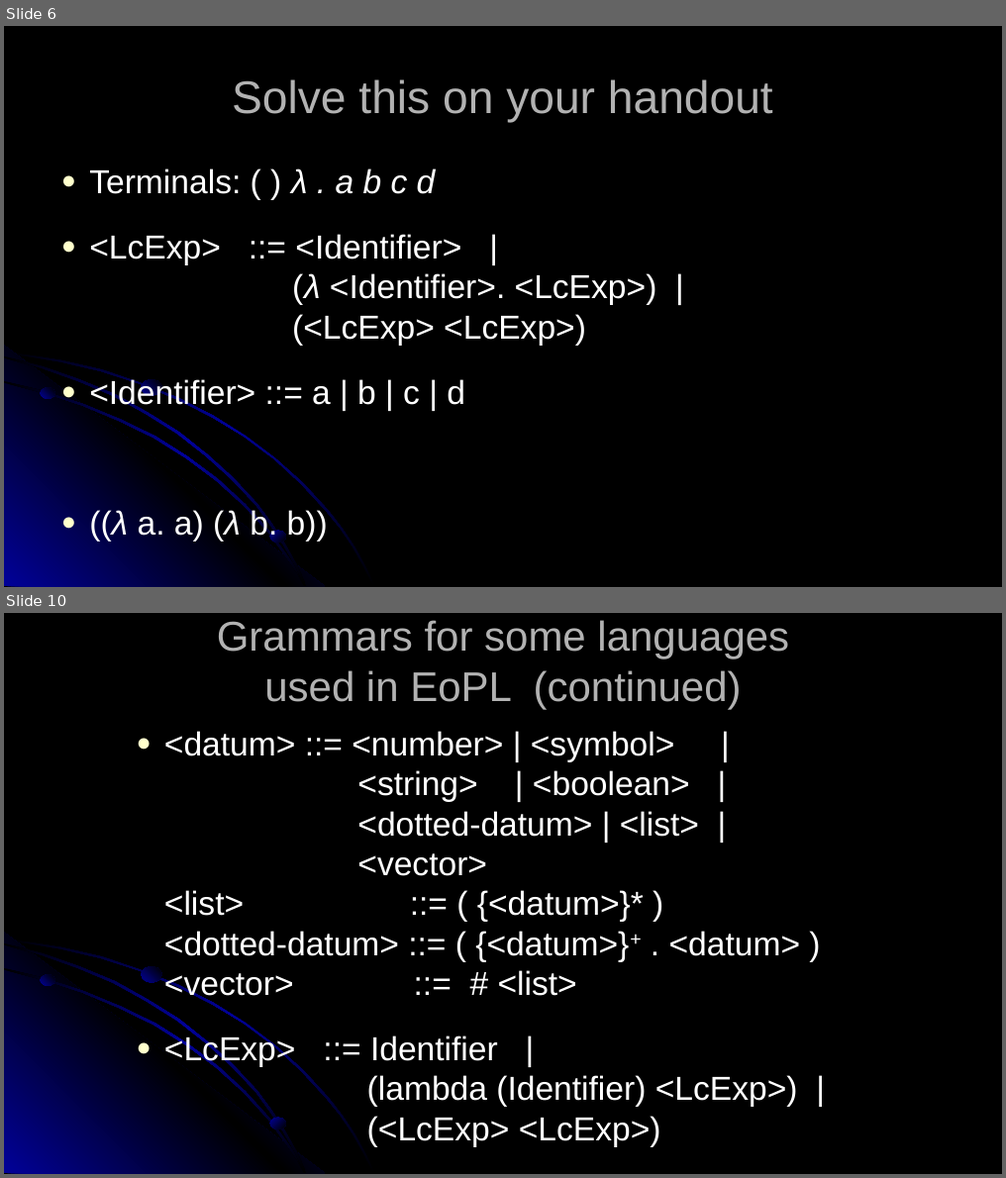
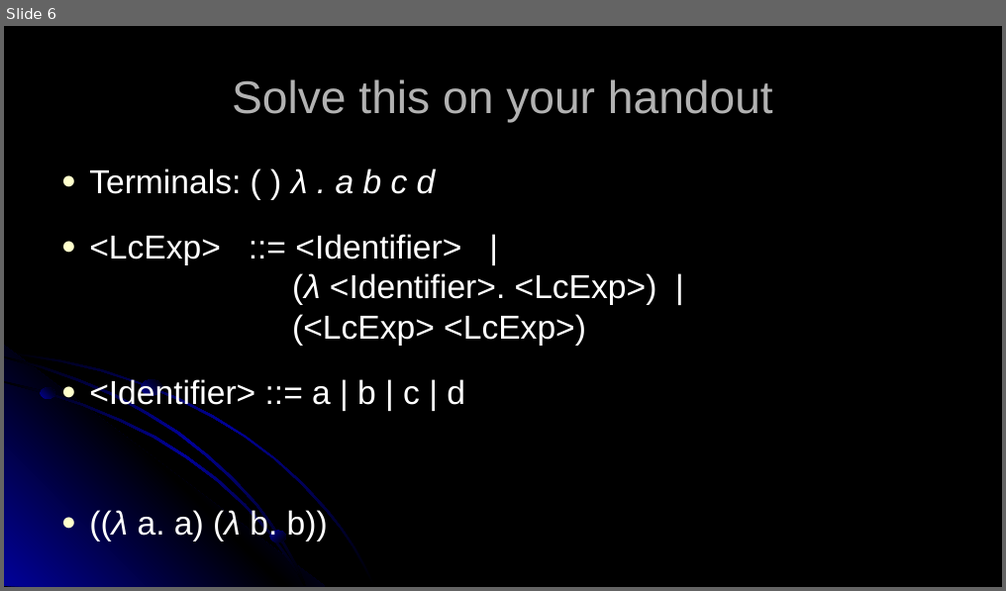
Before and after one commit to RHIT-CSSE/csse304, a slide deck: ClassMaterials/GrammarsAndLanguages/GrammarsAndLanguages.pptx. Shown one above the other, each under a label of ours: slides 6 and 10 before the commit, slide 6 after it; the slides between them are not shown. The pictures are 1006x1178 and 1006x591 pixels, drawn with LibreOffice and Linux fonts; fonts in the diff are those of the drawing. Boxes give left, top, right and bottom in pixels: in the first picture for what was removed or moved away, otherwise in the second. Text is boxed around its words. In the diff, an @@ line names an element or a change of style, - is before the commit and + after.

```diff
--- a/ClassMaterials/GrammarsAndLanguages/GrammarsAndLanguages.pptx
+++ b/ClassMaterials/GrammarsAndLanguages/GrammarsAndLanguages.pptx
@@ slide 10 removed at box(4, 613, 1002, 1174), background #000000; not listed: 7 template elements that a slide beside it also shows @@
@@ title removed at box(217, 620, 789, 709) @@
-Grammars for some languages used in EoPL (continued)
@@ text removed at box(164, 731, 801, 1148) @@
-● <datum> ::= <number> | <symbol> |
-  <string> | <boolean> |
-  <dotted-datum> | <list> |
-  <vector>
-  <list> ::= ( {<datum>}* )
-  <dotted-datum> ::= ( {<datum>}+ . <datum> )
-  <vector> ::= # <list>
-● <LcExp> ::= Identifier |
-  (lambda (Identifier) <LcExp>) |
-  (<LcExp> <LcExp>)
```
Also in this commit, not shown: 2 slides changed, 2 other slides removed, 3 other files.
